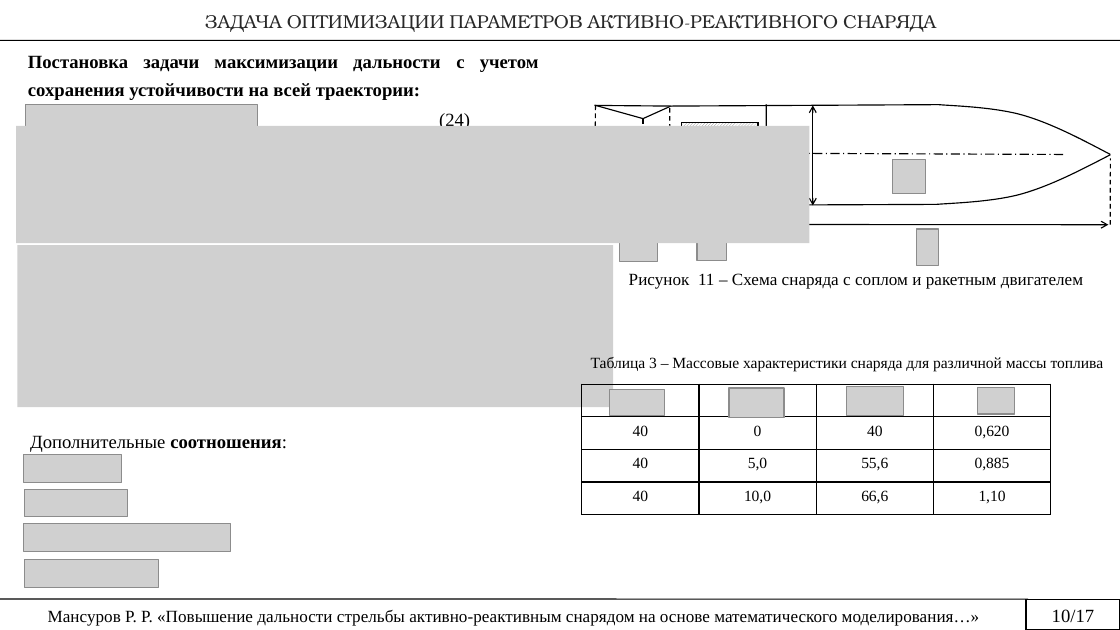
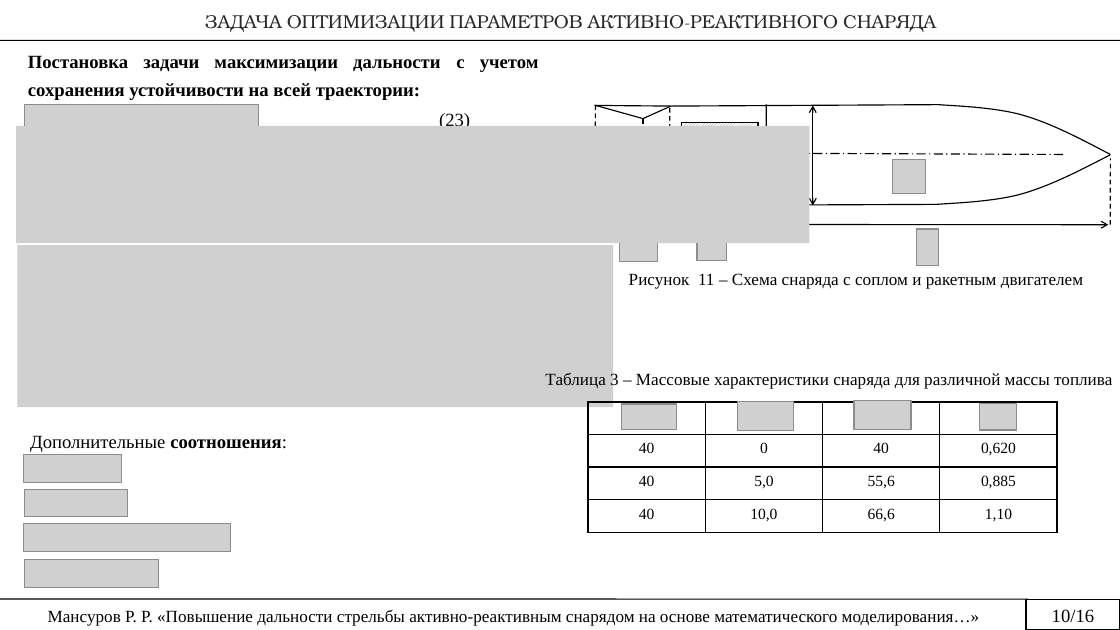
Before and after one commit to rustam-mansurov/cats, a slide deck: slide 10 of Диссертация/Мансуров Презентация.pptx (slide 11 before the commit). Drawn at 1120x630 pixels with LibreOffice and Linux fonts; fonts in the diff are those of the drawing; grey boxes stand for pictures; background and template pictures are left out. Boxes give left, top, right and bottom in pixels: in the first picture for what was removed or moved away, otherwise in the second. Text is boxed around its words. In the diff, an @@ line names an element or a change of style, - is before the commit and + after.

```diff
--- a/Диссертация/Мансуров Презентация.pptx
+++ b/Диссертация/Мансуров Презентация.pptx
@@ text at (439, 112, 470, 126): text changed @@
-(24)
+(23)
@@ text "Таблица 3 – Массовые характеристики ...": place and size @@
-text "Таблица 3 – Массовые характеристики ..." at (591, 355, 1104, 371)
+text "Таблица 3 – Массовые характеристики ..." at (545, 371, 1112, 389)
@@ text "Таблица 3 – Массовые характеристики ..." at (545, 371, 1112, 389): size 10 to 11 pt @@
@@ table: place and size @@
-table at (581, 384, 1052, 514)
+table at (588, 402, 1058, 532)
@@ picture: place and size @@
-picture at (609, 390, 664, 416)
+picture at (622, 404, 676, 430)
@@ picture: place and size @@
-picture at (729, 389, 784, 418)
+picture at (737, 401, 794, 430)
@@ picture: place and size @@
-picture at (847, 386, 904, 416)
+picture at (853, 400, 911, 429)
@@ picture: place and size @@
-picture at (978, 388, 1015, 414)
+picture at (980, 403, 1017, 430)
@@ text in rectangle at (1052, 609, 1094, 622): text changed @@
-10/17
+10/16
```
Also in this commit, not shown: 12 other slides changed, 1 slide added, 7 slides removed, 16 other files.
